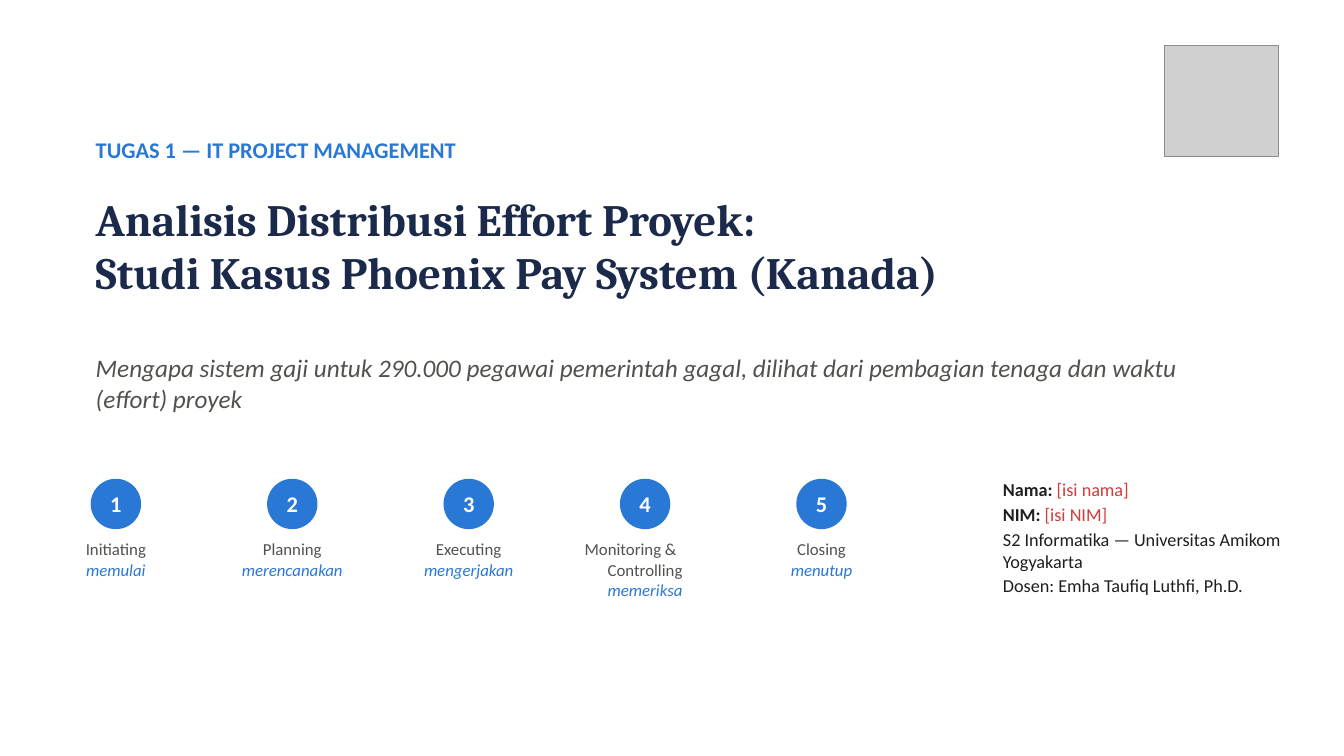
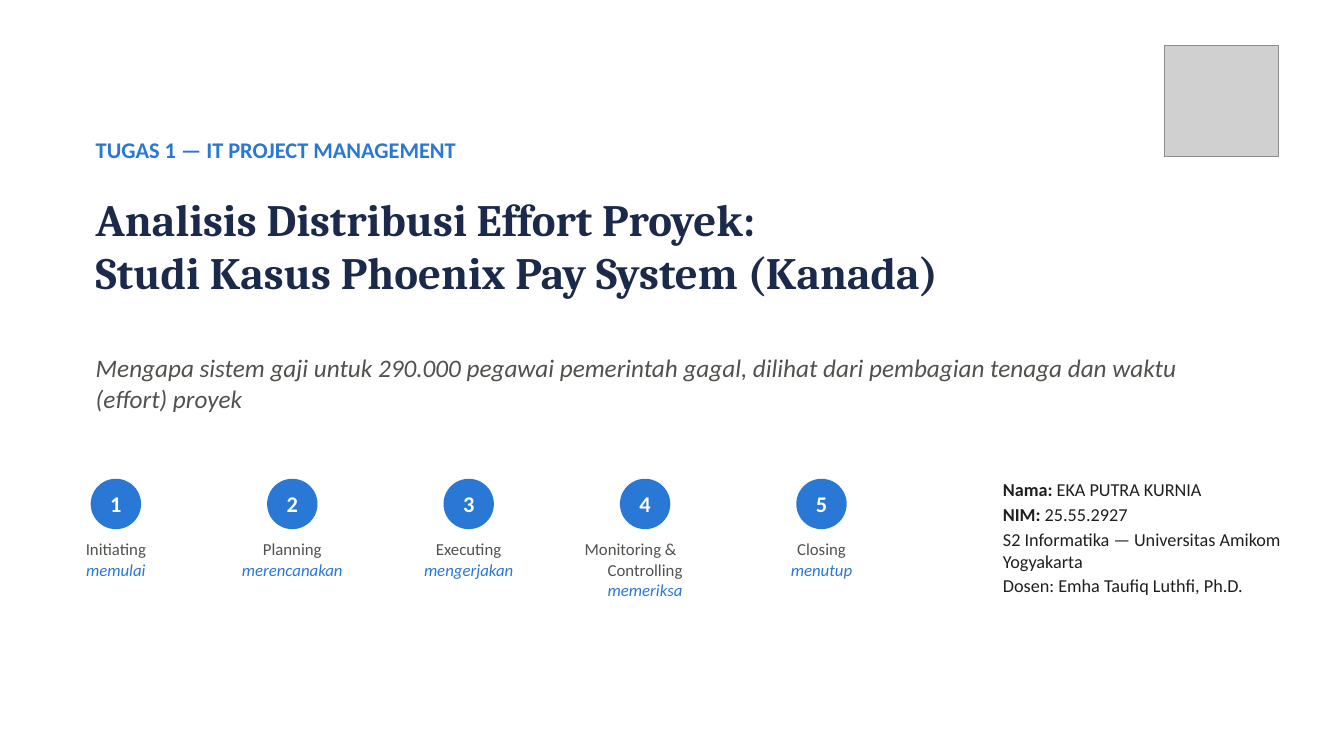
Before and after one commit to mingkimingki/it-proj-manag, a slide deck: slide 1 of tugas1/hasil/Tugas1_DistribusiEffort_Phoenix_Slide.pptx. Drawn at 1344x756 pixels with LibreOffice and Linux fonts; fonts in the diff are those of the drawing; grey boxes stand for pictures. Boxes give left, top, right and bottom in pixels: in the first picture for what was removed or moved away, otherwise in the second. Text is boxed around its words. In the diff, an @@ line names an element or a change of style, - is before the commit and + after.

```diff
--- a/tugas1/hasil/Tugas1_DistribusiEffort_Phoenix_Slide.pptx
+++ b/tugas1/hasil/Tugas1_DistribusiEffort_Phoenix_Slide.pptx
@@ text at (1003,484,1202,521): text changed; text colour #D03B3B to #1F1F1F @@
-Nama: [isi nama]
-NIM: [isi NIM]
+Nama: EKA PUTRA KURNIA
+NIM: 25.55.2927
```
Also in this commit, not shown: 4 other files.
